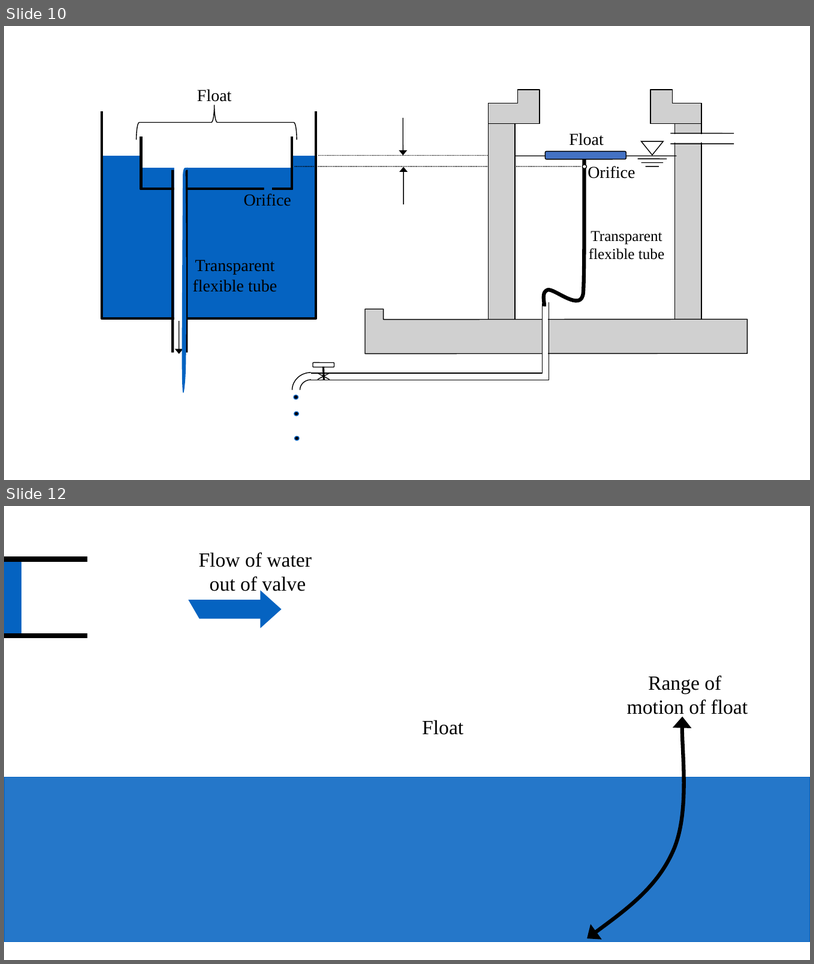
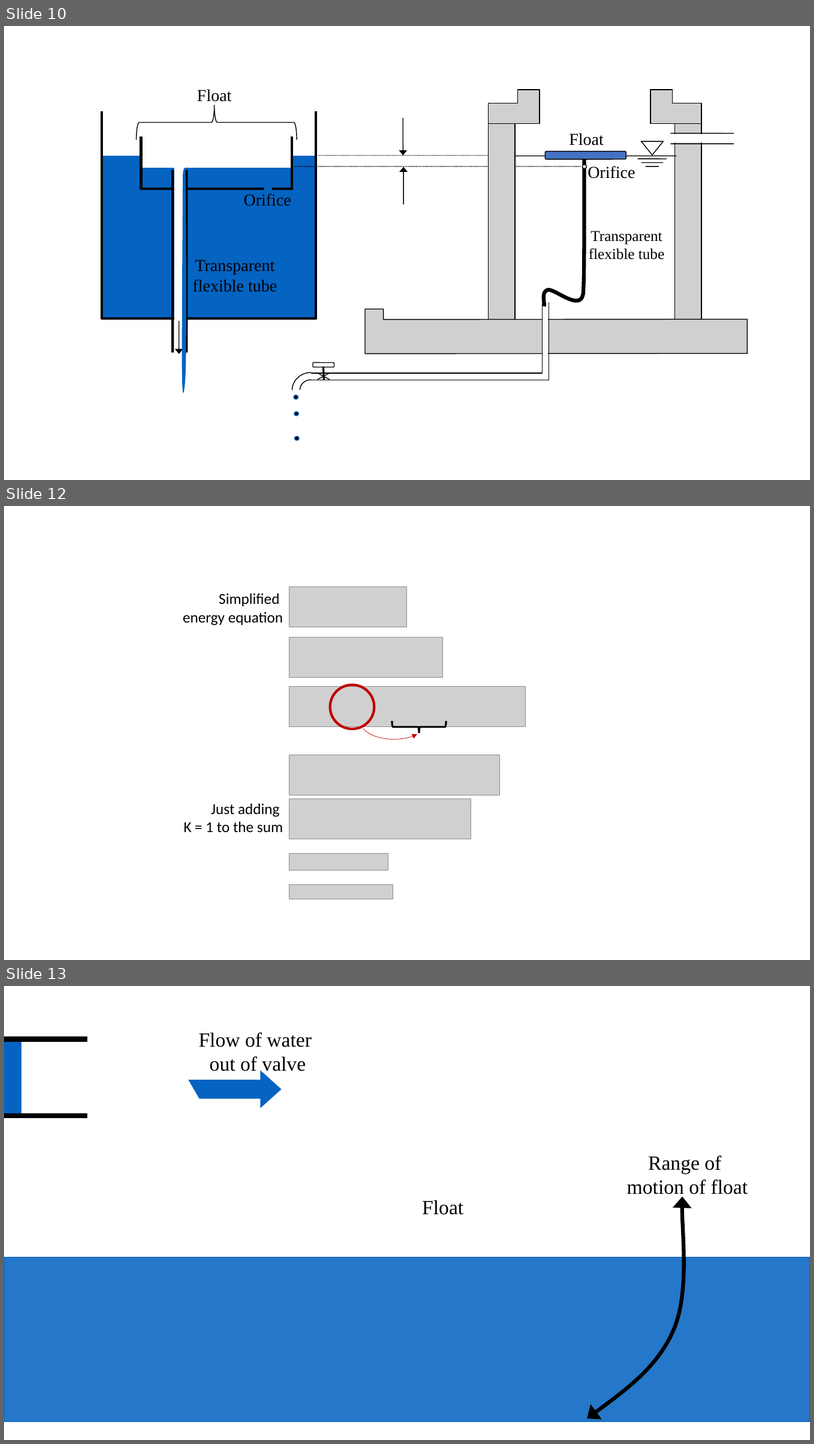
Before and after one commit to AguaClara/SWOT, a slide deck: Summary Sheets/Diagrams.pptx. Shown one above the other, each under a label of ours: slides 10 and 12 before the commit, slides 10, 12 and 13 after it; the slides between them are not shown. The pictures are 814x964 and 814x1444 pixels, drawn with LibreOffice and Linux fonts; fonts in the diff are those of the drawing; grey boxes stand for pictures; background and template pictures are left out. Boxes give left, top, right and bottom in pixels: in the first picture for what was removed or moved away, otherwise in the second. Text is boxed around its words. In the diff, an @@ line names an element or a change of style, - is before the commit and + after.

```diff
--- a/Summary Sheets/Diagrams.pptx
+++ b/Summary Sheets/Diagrams.pptx
@@ slide 12 added at [4,506,810,960], background #FFFFFF @@
@@ text added at [183,593,283,625], 18 pt, text #000000 @@
+Simplified
+energy equation
@@ picture added at [290,587,408,627] @@
@@ picture added at [290,637,443,677] @@
@@ ellipse added at [330,684,374,729], outline #C00000 3 pt @@
@@ picture added at [290,686,526,726] @@
@@ arc (boxed as its full ellipse) added at [361,705,428,739], outline #C00000 0.5 pt @@
@@ left brace added at [393,720,447,733], outline #000000 2.25 pt @@
@@ picture added at [290,754,500,795] @@
@@ text added at [184,803,283,832], 18 pt, text #000000 @@
+Just adding
+K = 1 to the sum
@@ picture added at [290,798,471,838] @@
@@ picture added at [290,853,389,870] @@
@@ picture added at [290,884,393,898] @@
@@ what was slide 12 is now slide 13 @@
```
Also in this commit, not shown: 1 slide changed, 1 other slide added, 7 other files.
